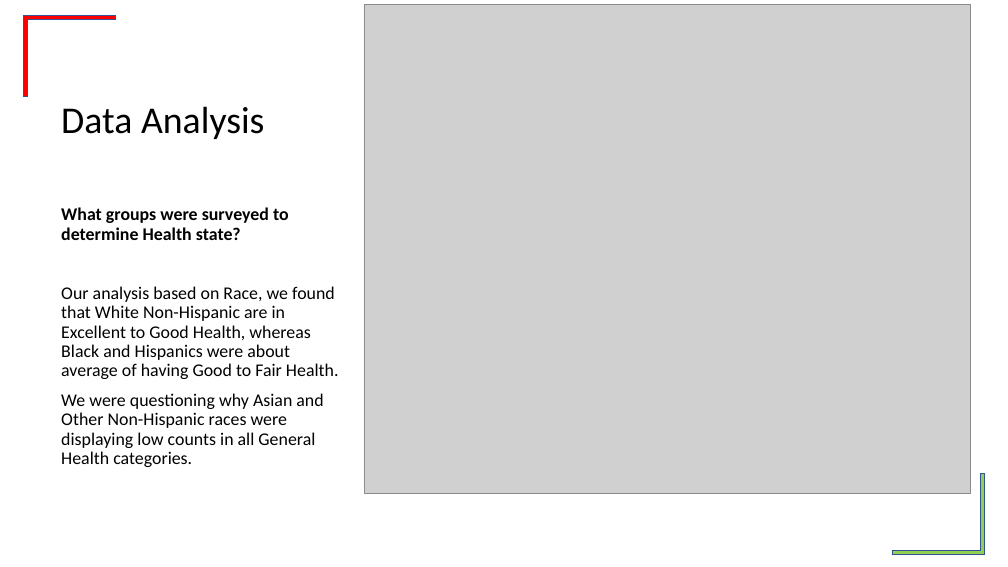
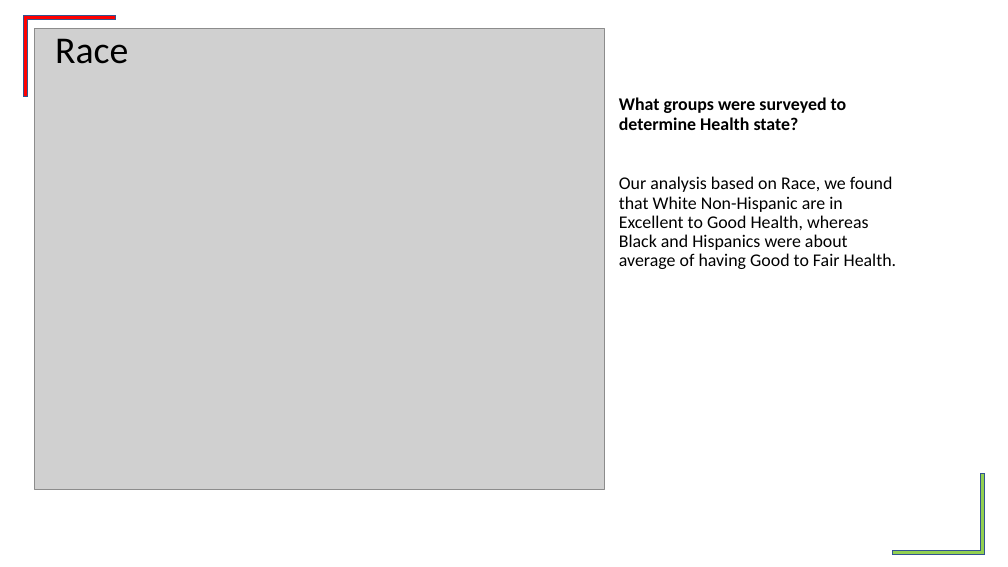
Before and after one commit to tonianderson7329/What-the-Variable, a slide deck: slide 12 of Toni_Powerpoint.pptx. Drawn at 1008x567 pixels with LibreOffice and Linux fonts; fonts in the diff are those of the drawing; grey boxes stand for pictures; background and template pictures are left out. Boxes give left, top, right and bottom in pixels: in the first picture for what was removed or moved away, otherwise in the second. Text is boxed around its words. In the diff, an @@ line names an element or a change of style, - is before the commit and + after.

```diff
--- a/Toni_Powerpoint.pptx
+++ b/Toni_Powerpoint.pptx
@@ picture: place and size @@
-picture at box(364, 5, 971, 494)
+picture at box(34, 29, 605, 489)
@@ title at box(55, 38, 128, 64): text changed @@
-Data Analysis
+Race
@@ text "What groups were surveyed to ...": place and size @@
-text "What groups were surveyed to ..." at box(61, 207, 339, 467)
+text "What groups were surveyed to ..." at box(619, 97, 897, 269)
@@ text at box(61, 393, 323, 467): paragraph removed @@
-We were questioning why Asian and Other Non-Hispanic races were displaying low counts in all General Health categories.
```
Also in this commit, not shown: 6 other slides changed, 16 slides added, 2 slides removed.
